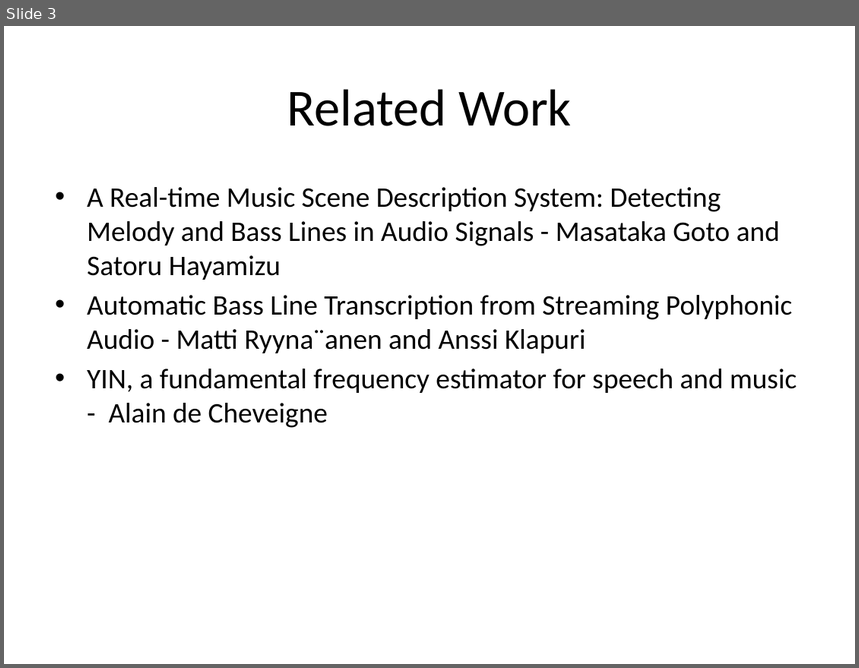
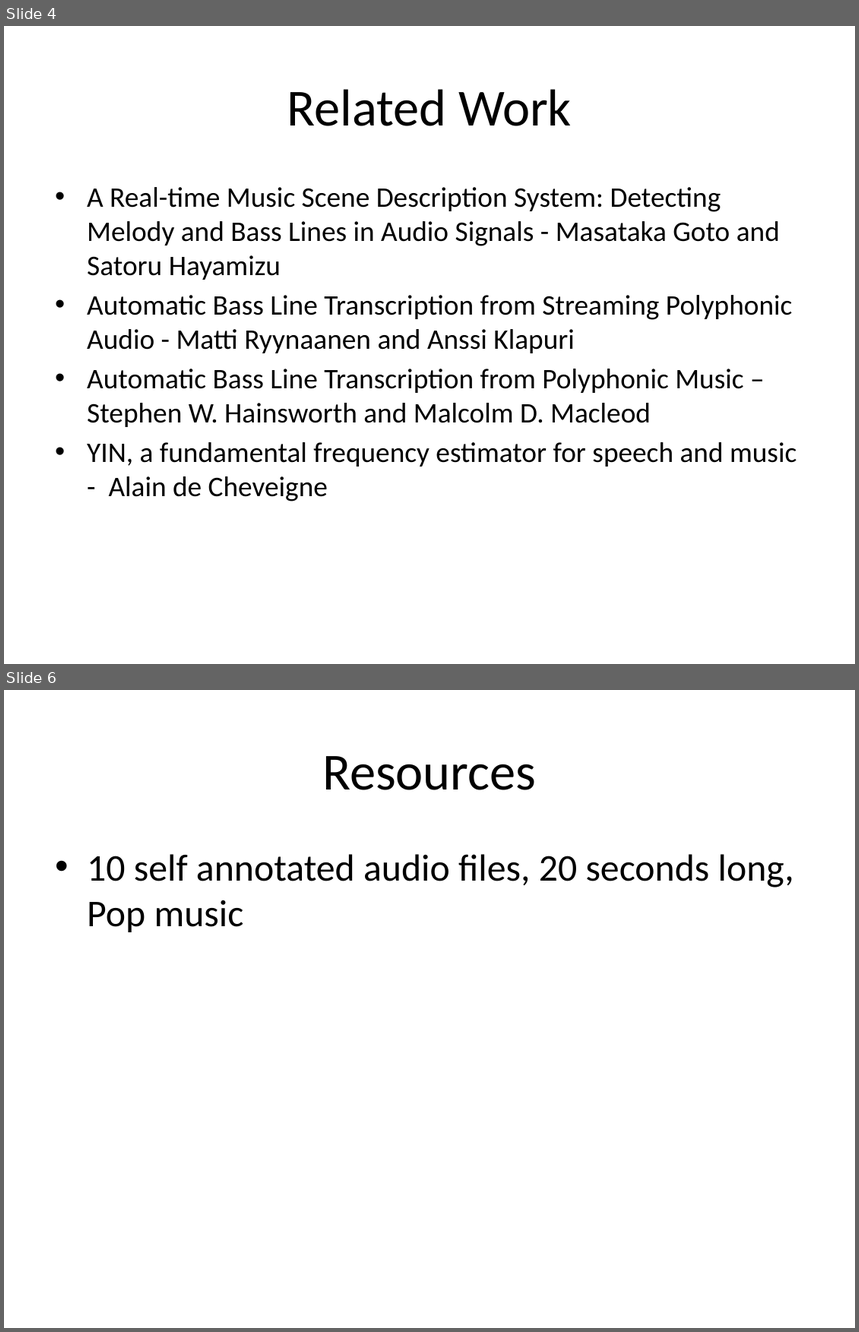
Before and after one commit to govind678/Bass-Line-Detection, a slide deck: Presentation1.pptx. Shown one above the other, each under a label of ours: slide 3 before the commit, slides 4 and 6 after it; the slides between them are not shown. The pictures are 859x668 and 859x1332 pixels, drawn with LibreOffice and Linux fonts; fonts in the diff are those of the drawing. Boxes give left, top, right and bottom in pixels: in the first picture for what was removed or moved away, otherwise in the second. Text is boxed around its words. In the diff, an @@ line names an element or a change of style, - is before the commit and + after.

```diff
--- a/Presentation1.pptx
+++ b/Presentation1.pptx
@@ slide 6 added at (4, 690, 855, 1328), background #FFFFFF @@
@@ title added at (322, 756, 536, 790), 44 pt, text #000000 @@
+Resources
@@ text added at (87, 854, 794, 932), 32 pt, text #000000 @@
+• 10 self annotated audio files, 20 seconds long, Pop music
@@ what was slide 3 is now slide 4 @@
@@ slide 4 changed as well @@
@@ text at (87, 295, 792, 427): text changed @@
-• Automatic Bass Line Transcription from Streaming Polyphonic Audio - Matti Ryyna¨anen and Anssi Klapuri
+• Automatic Bass Line Transcription from Streaming Polyphonic Audio - Matti Ryynaanen and Anssi Klapuri
+• Automatic Bass Line Transcription from Polyphonic Music – Stephen W. Hainsworth and Malcolm D. Macleod
```
Also in this commit, not shown: 2 other slides changed, 2 other slides added, 2 slides removed, 1 other file.
